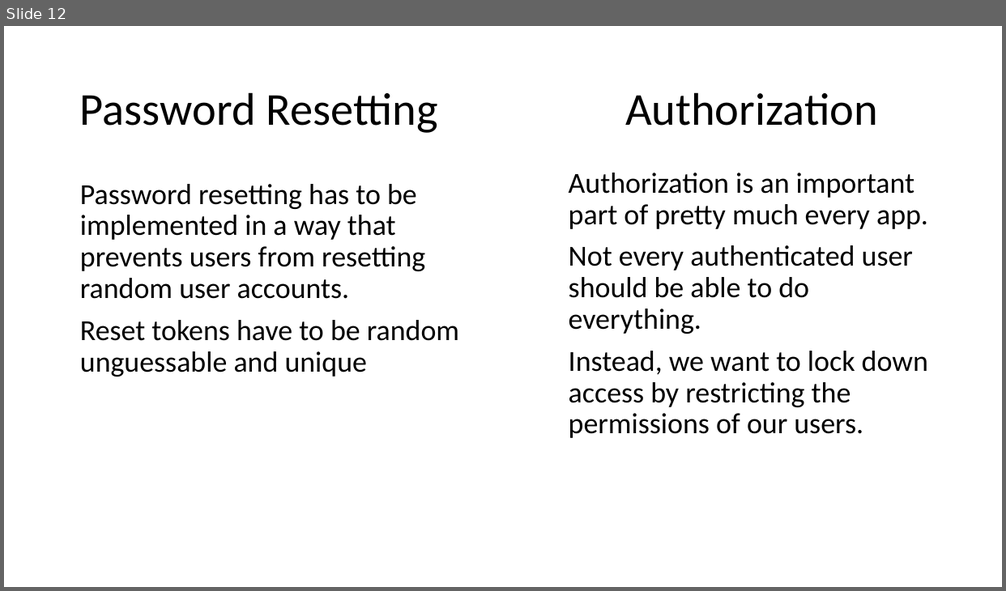
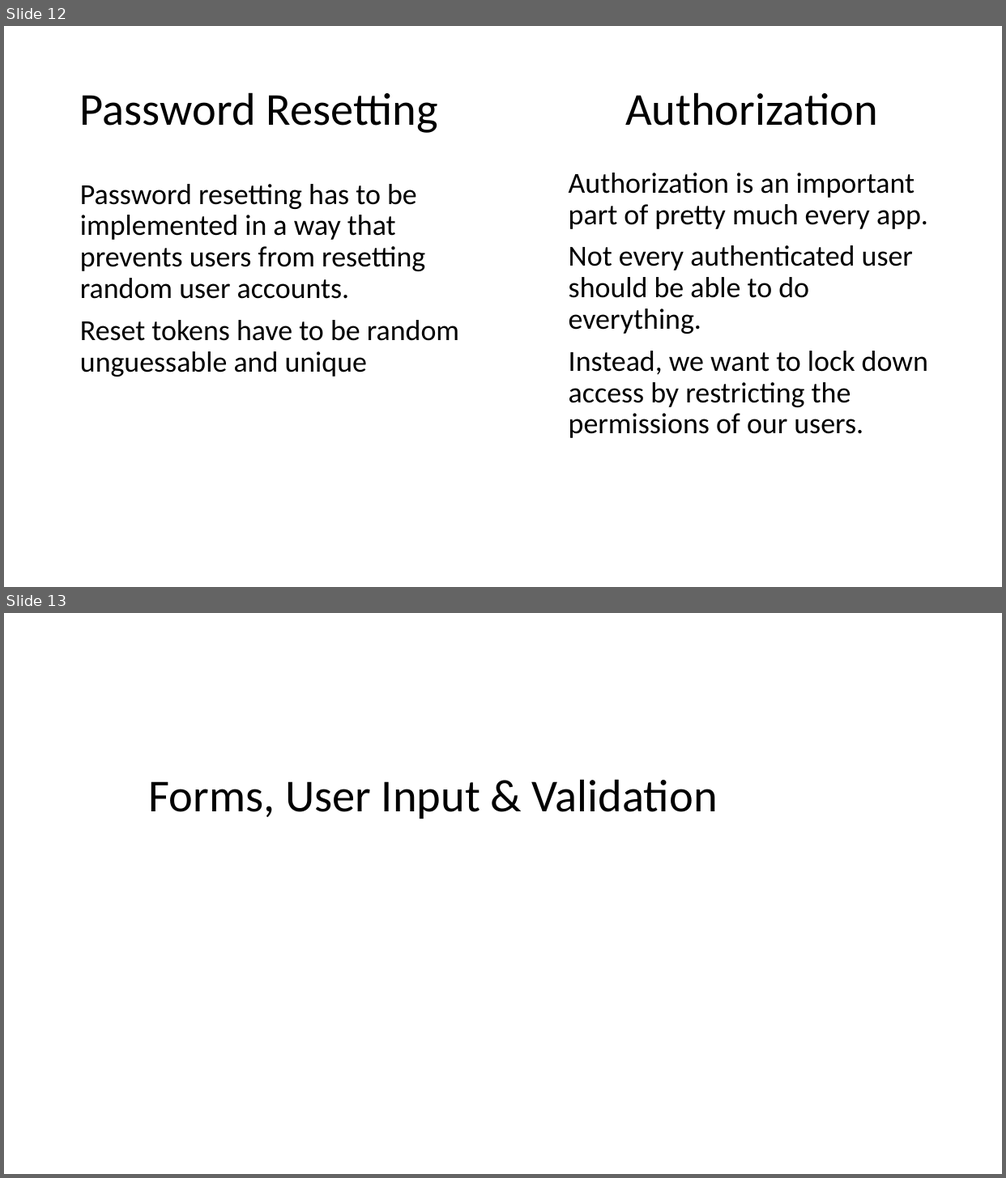
Before and after one commit to PiyushChaturvedii/batch03, a slide deck: Sessions & Cookies.pptx. Shown one above the other, each under a label of ours: slide 12 before the commit, slides 12 and 13 after it. The pictures are 1006x591 and 1006x1178 pixels, drawn with LibreOffice and Linux fonts; fonts in the diff are those of the drawing. Boxes give left, top, right and bottom in pixels: in the first picture for what was removed or moved away, otherwise in the second. Text is boxed around its words. In the diff, an @@ line names an element or a change of style, - is before the commit and + after.

```diff
--- a/Sessions & Cookies.pptx
+++ b/Sessions & Cookies.pptx
@@ slide 13 added at [4, 613, 1002, 1174], background #FFFFFF @@
@@ title added at [149, 779, 718, 819], 44 pt, text #000000 @@
+Forms, User Input & Validation
```
Also in this commit, not shown: 3 other slides added, 41 other files.
